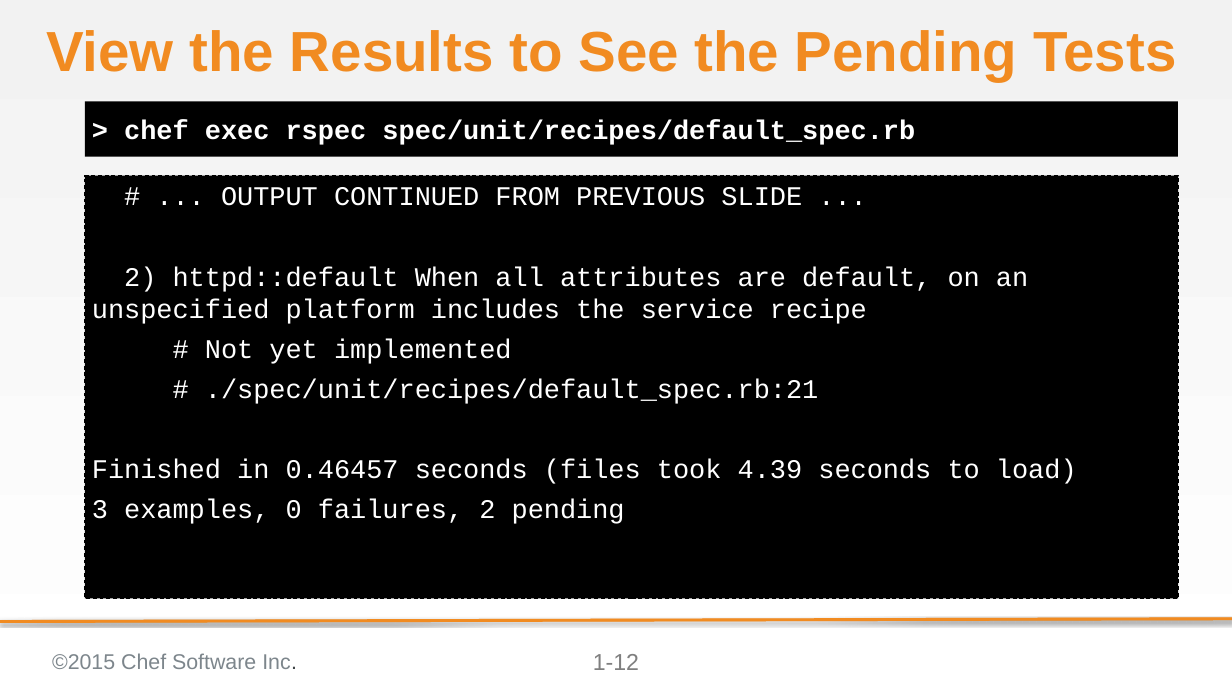
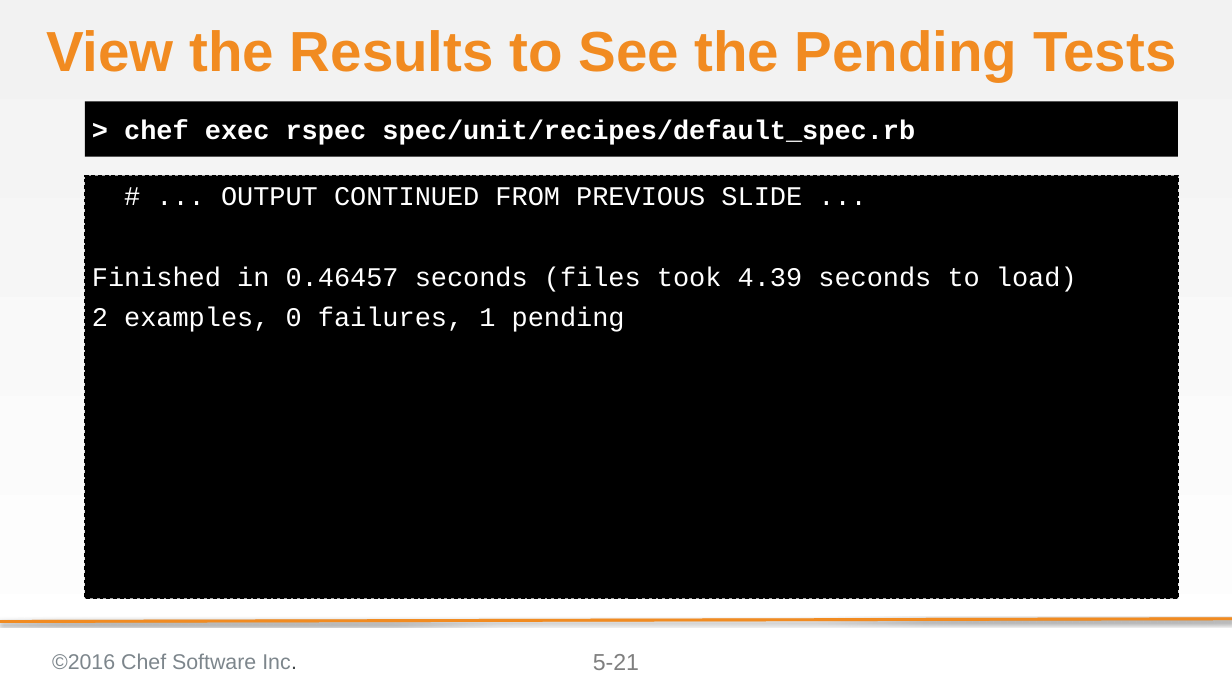
Before and after one commit to chef-training/test_driven_cookbook_development, a slide deck: slide 21 of 05-faster_feedback_with_unit_testing.pptx (slide 12 before the commit). Drawn at 1232x693 pixels with LibreOffice and Linux fonts; fonts in the diff are those of the drawing; background and template pictures are left out. Boxes give left, top, right and bottom in pixels: in the first picture for what was removed or moved away, otherwise in the second. Text is boxed around its words. In the diff, an @@ line names an element or a change of style, - is before the commit and + after.

```diff
--- a/05-faster_feedback_with_unit_testing.pptx
+++ b/05-faster_feedback_with_unit_testing.pptx
@@ text at (92,267,1028,404): paragraphs removed @@
-2) httpd::default When all attributes are default, on an unspecified platform includes the service recipe
-# Not yet implemented
-# ./spec/unit/recipes/default_spec.rb:21
@@ text at (92,307,625,332): text changed @@
-3 examples, 0 failures, 2 pending
+2 examples, 0 failures, 1 pending
@@ text at (52,653,297,669): text changed @@
-©2015 Chef Software Inc.
+©2016 Chef Software Inc.
@@ page number at (593,654,639,670): text changed @@
-1-12
+5-21
```
Also in this commit, not shown: 25 other slides changed, 13 slides added, 1 slide removed.
